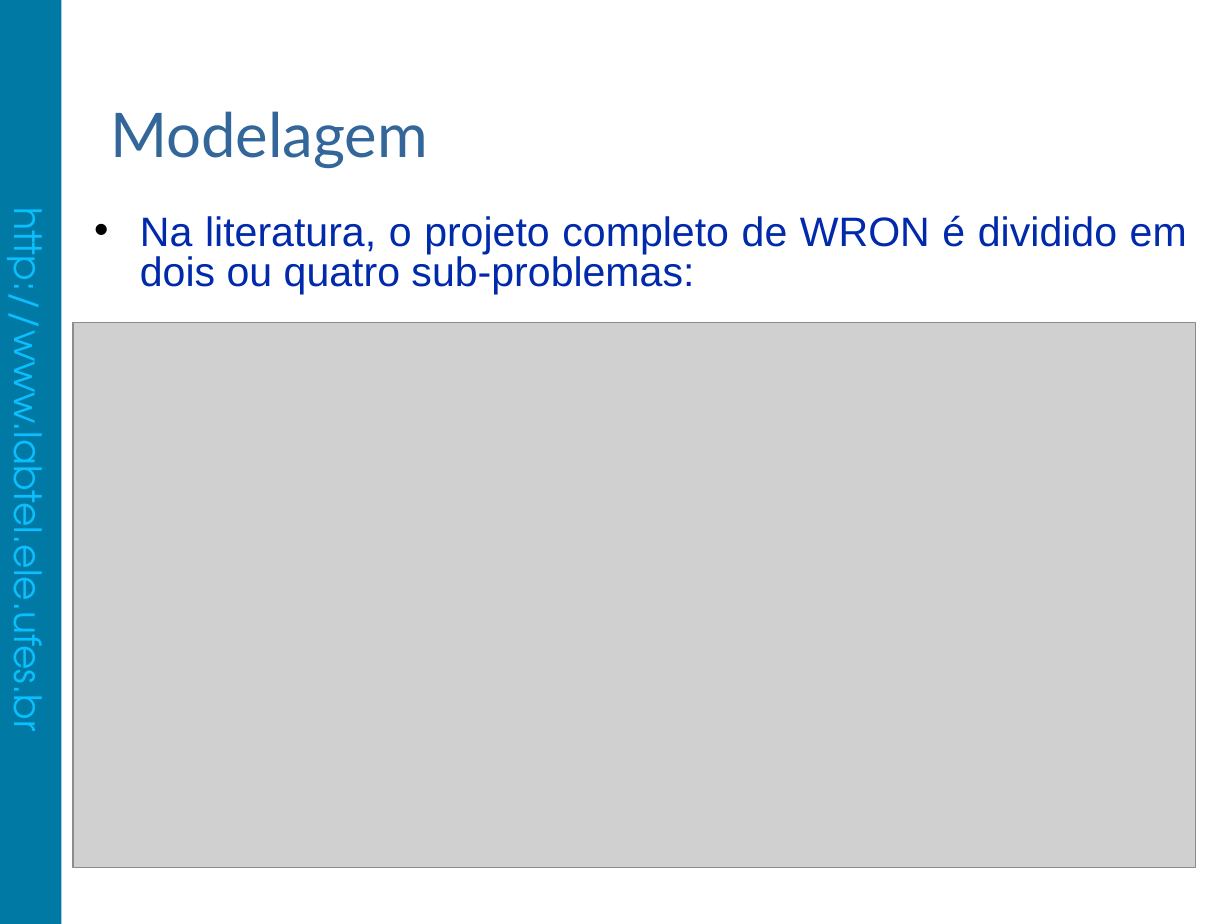
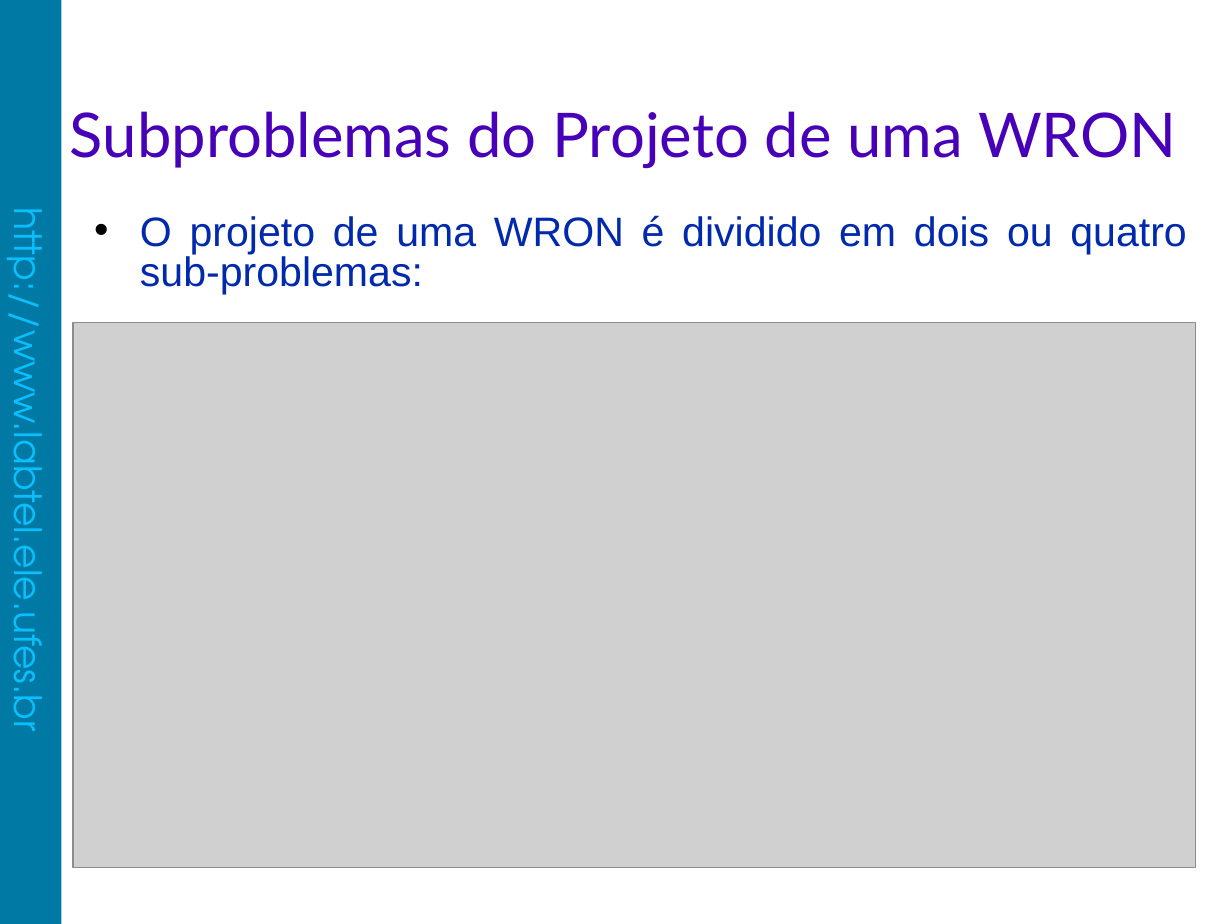
Before and after one commit to fabiolimath/twa, a slide deck: slide 10 of dissertacao/apresentacao/FabioLima-Apresentacao.odp (slide 6 before the commit). Drawn at 1232x924 pixels with LibreOffice and Linux fonts; fonts in the diff are those of the drawing; grey boxes stand for pictures; background and template pictures are left out. Boxes give left, top, right and bottom in pixels: in the first picture for what was removed or moved away, otherwise in the second. Text is boxed around its words. In the diff, an @@ line names an element or a change of style, - is before the commit and + after.

```diff
--- a/dissertacao/apresentacao/FabioLima-Apresentacao.odp
+++ b/dissertacao/apresentacao/FabioLima-Apresentacao.odp
@@ title added at box(70, 111, 1176, 169), 36 pt, text #4700B8 @@
+Subproblemas do Projeto de uma WRON
@@ title removed at box(110, 111, 428, 169) @@
-Modelagem
@@ text at box(140, 215, 1186, 294): text changed @@
-• Na literatura, o projeto completo de WRON é dividido em dois ou quatro sub-problemas:
+• O projeto de uma WRON é dividido em dois ou quatro sub-problemas:
```
Also in this commit, not shown: 20 other slides changed, 33 slides added, 5 slides removed, 20 other files.
